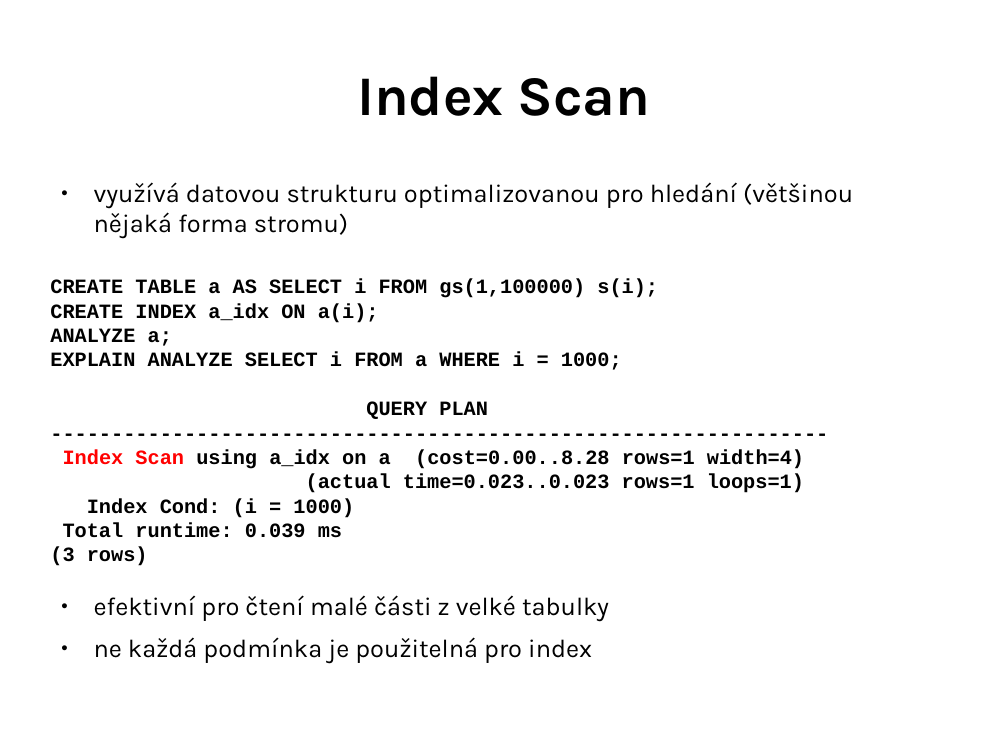
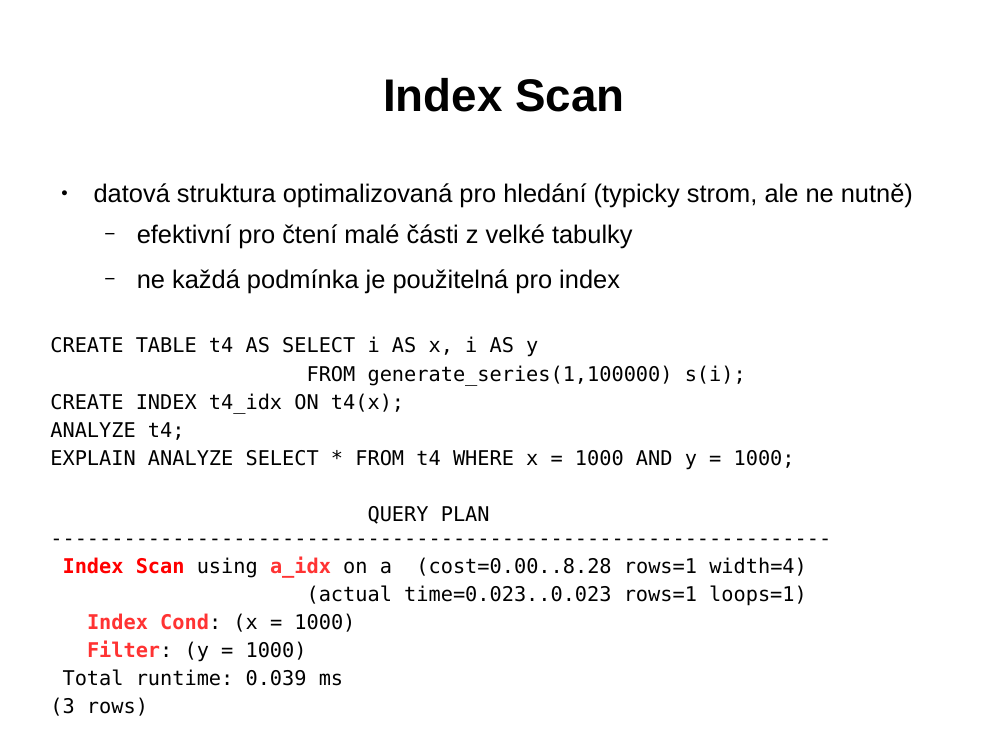
Before and after one commit to tvondra/explain_training, a slide deck: slide 41 of explain-training.odp (slide 30 before the commit). Drawn at 1008x756 pixels with LibreOffice and Linux fonts; fonts in the diff are those of the drawing. Boxes give left, top, right and bottom in pixels: in the first picture for what was removed or moved away, otherwise in the second. Text is boxed around its words. In the diff, an @@ line names an element or a change of style, - is before the commit and + after.

```diff
--- a/explain-training.odp
+++ b/explain-training.odp
@@ title "Index Scan" at [383,78,624,112]: size 44 to 36 pt, font Karla to Arial @@
@@ text at [50,183,913,470]: text changed; font Courier New to DejaVu Sans Mono; bold off @@
-● využívá datovou strukturu optimalizovanou pro hledání (většinou nějaká forma stromu)
-CREATE TABLE a AS SELECT i FROM gs(1,100000) s(i);
-CREATE INDEX a_idx ON a(i);
-ANALYZE a;
-EXPLAIN ANALYZE SELECT i FROM a WHERE i = 1000;
+● datová struktura optimalizovaná pro hledání (typicky strom, ale ne nutně)
+  − efektivní pro čtení malé části z velké tabulky
+  − ne každá podmínka je použitelná pro index
+CREATE TABLE t4 AS SELECT i AS x, i AS y
+FROM generate_series(1,100000) s(i);
+CREATE INDEX t4_idx ON t4(x);
+ANALYZE t4;
+EXPLAIN ANALYZE SELECT * FROM t4 WHERE x = 1000 AND y = 1000;
@@ text at [63,506,807,686]: font Courier New to DejaVu Sans Mono in "QUERY PLAN ------------------------------------------------- ...", "Index Scan using a_idx on a (cost=0.00..8.28 ...", "(actual time=0.023..0.023 rows=1 loops=1)", "Total runtime: 0.039 ms" and 1 more places; bold off in "QUERY PLAN ------------------------------------------------- ...", "using on a (cost=0.00..8.28 rows=1 width=4)", "(actual time=0.023..0.023 rows=1 loops=1)", "Total runtime: 0.039 ms" and 1 more places; text colour #000000 to #FF3333 in "a_idx"; more space between paragraphs @@
@@ text at [94,595,609,663]: paragraphs removed @@
-● efektivní pro čtení malé části z velké tabulky
-● ne každá podmínka je použitelná pro index
@@ text at [87,613,355,662]: text changed; font Courier New to DejaVu Sans Mono; bold off @@
-Index Cond: (i = 1000)
+Index Cond: (x = 1000)
+Filter: (y = 1000)
```
Also in this commit, not shown: 75 other slides changed, 16 slides added.
